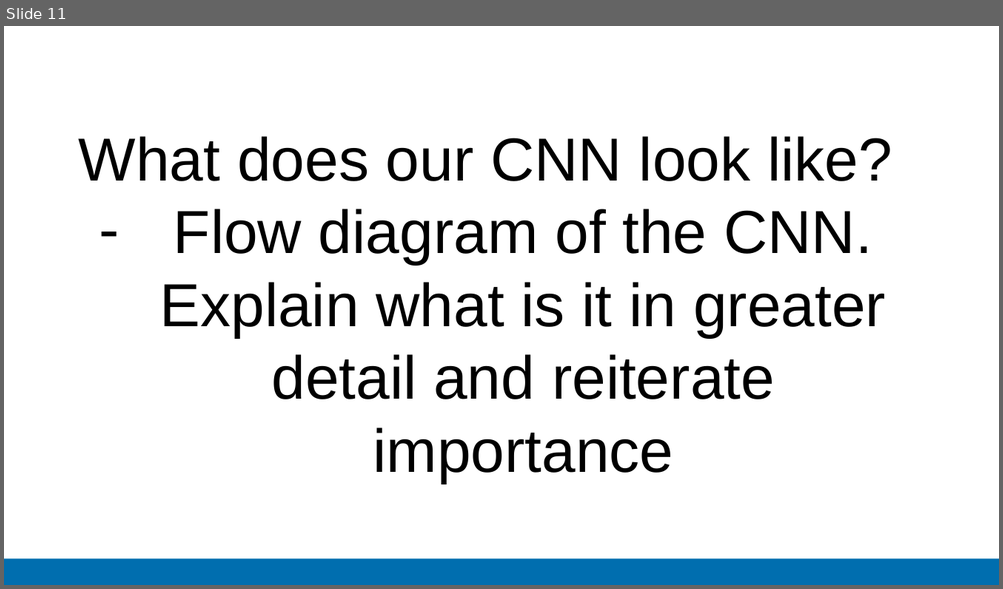
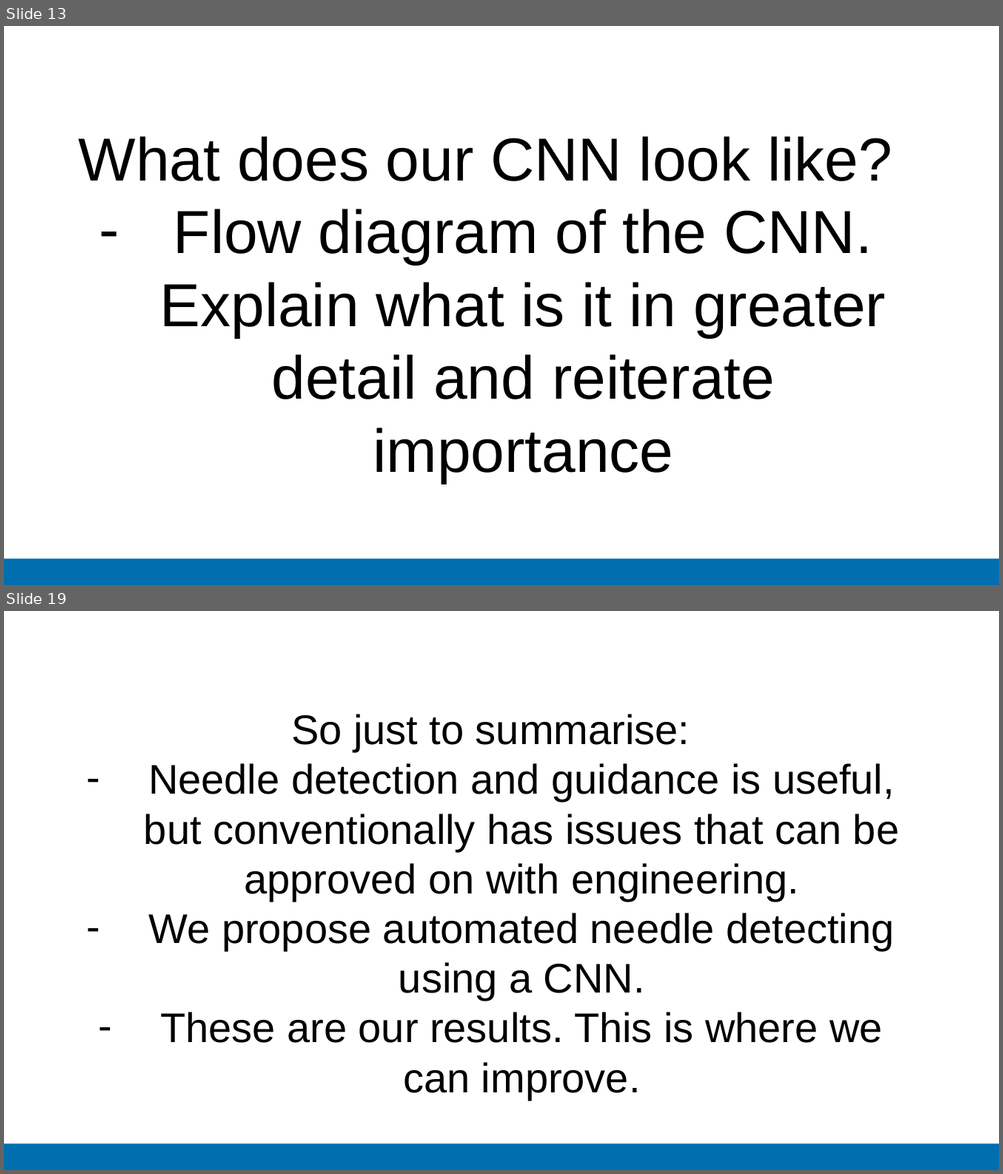
Before and after one commit to zacbaum/Winter-School-Group-2, a slide deck: Imperial College Presentation Template.pptx. Shown one above the other, each under a label of ours: slide 11 before the commit, slides 13 and 19 after it; the slides between them are not shown. The pictures are 1003x589 and 1003x1174 pixels, drawn with LibreOffice and Linux fonts; fonts in the diff are those of the drawing; background and template pictures are left out. Boxes give left, top, right and bottom in pixels: in the first picture for what was removed or moved away, otherwise in the second. Text is boxed around its words. In the diff, an @@ line names an element or a change of style, - is before the commit and + after.

```diff
--- a/Imperial College Presentation Template.pptx
+++ b/Imperial College Presentation Template.pptx
@@ slide 19 added at (4,611,999,1170), background #FFFFFF; not listed: 1 template element that a slide beside it also shows @@
@@ text added at (144,714,899,1099), 30 pt, text #000000 @@
+So just to summarise:
+– Needle detection and guidance is useful, but conventionally has issues that can be approved on with engineering.
+– We propose automated needle detecting using a CNN.
+– These are our results. This is where we can improve.
@@ what was slide 11 is now slide 13 @@
```
Also in this commit, not shown: 3 slides changed, 8 other slides added, 2 slides removed.
